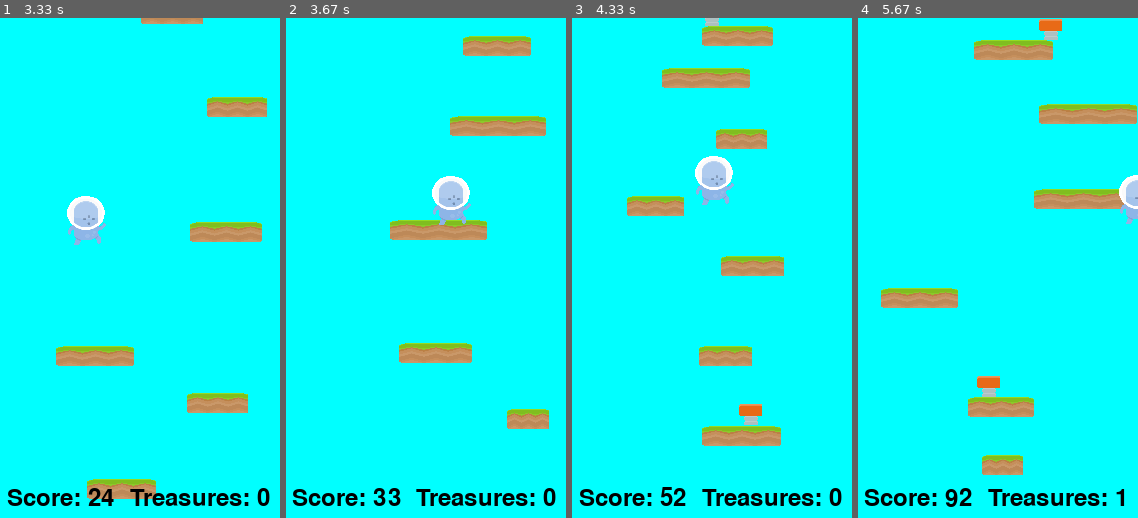
Above: before the commit, frames 1-4 (left to right).
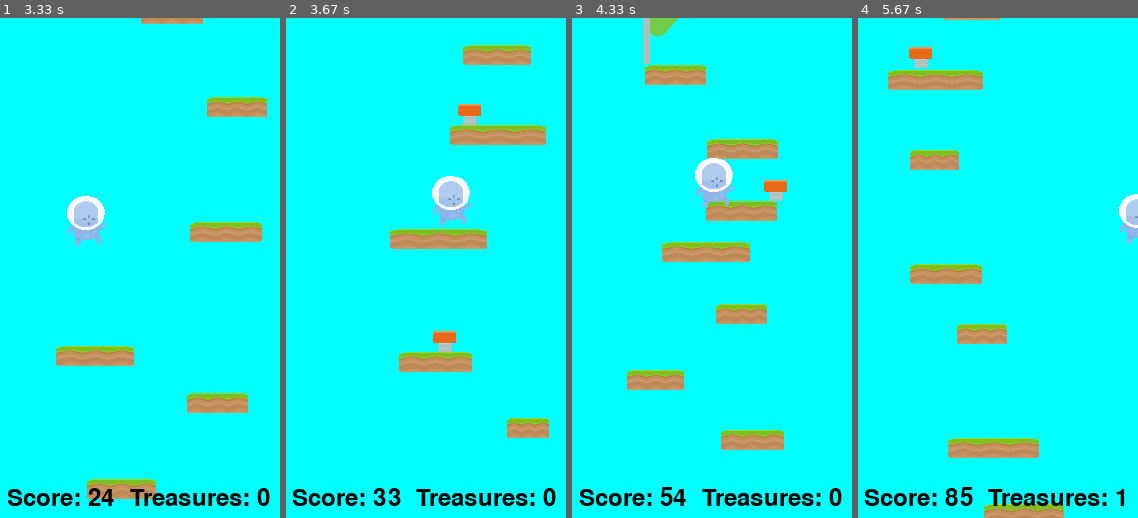
Above: after the commit, the same moments.

Repository: Calum-Johnston/pygame_2d_platformer
Game: pygame game, started from main.py
The game is run twice, just before and just after one commit, with the same random seed, the same clock (stepped at 60 frames per second) and the same inputs.
Inputs:
- Up to frame 1 (3.33 s): hold Right 0.33-0.8 s; hold Right 0.83-1.3 s; hold Left 1.33-1.87 s; hold Down 1.9-2.2 s; hold Left 2.23-2.63 s; tap Space at 2.67, 3.07 s; hold Right from 3 s (still down)
- Up to frame 2 (3.67 s): tap Space at 3.37 s; release Right at 3.63 s
- Up to frame 3 (4.33 s): hold Left from 4.07 s (still down); tap Space at 4.13 s
- Up to frame 4 (5.67 s): tap Space at 4.43, 4.63, 4.93, 5.13, 5.43, 5.63 s; release Left at 4.53 s; hold Right 4.57-5.03 s; hold Right 5.07-5.53 s; hold Left from 5.57 s (still down)

Frame 1 is identical in both runs. In frame 2, 6.6% of the frame differs, in the area x 37-94%, y 3-84%; in frame 3, 12%; in frame 4, 14%, in the area x 8-100%, y 0-100%.

Commit message:
Boost now moves with platforms that move

Diff:
--- a/main.py
+++ b/main.py
@@ -82,6 +82,7 @@
         self.enemy_sprites = pygame.sprite.Group()
         self.projectile_sprites = pygame.sprite.Group()
         self.item_sprites = pygame.sprite.Group()
+        self.upgrade_sprites = pygame.sprite.Group()
 
         # Define player sprite
         self.player = Player(WIDTH / 2, HEIGHT - 50, 40, 50, self)
--- a/settings.py
+++ b/settings.py
@@ -22,6 +22,10 @@
 RANDOM_WIDTH_MIN = 40
 RANDOM_WIDTH_MAX = 100
 
+# Upgrade Settings
+BOOST_SPAWN_CHANCE = 5
+BOOST_POWER = -50
+
 # SpriteSheet settings
 PLAYER_SPRITESHEET = "spritesheet_players.png"
 ENEMY_SPRITESHEET = "spritesheet_enemies.png"
--- a/sprites.py
+++ b/sprites.py
@@ -125,13 +125,15 @@
                         item.update_Captured()
                         self.game.flags_captured += 1
                 elif(item.type == "boost"):
-                    self.velocity.y = -50
+                    self.velocity.y = BOOST_POWER
                     self.boostPowerUp = True
 
     def jump(self):
+        # Checks whether a player is standing on an object
         self.rect.y += 1
         collision = pygame.sprite.spritecollide(self, self.game.platform_sprites, False)
         self.rect.y -= 1
+
         # If the player is on an object and not already in motion
         if(collision and not self.jumping):
             self.jumping = True
@@ -265,8 +267,9 @@
                 self.movingX = True
 
         if(not self.place_flag):
-            if(rd.randrange(0, 10) == 0):
-                upgrade = Upgrade(rd.randrange(self.rect.left, self.rect.right), self.rect.top, "boost", self.game)
+            if(rd.randrange(0, BOOST_SPAWN_CHANCE) == 0):
+                upgrade = Upgrade(rd.randrange(self.rect.left, self.rect.right), self.rect.top, "boost",
+                    self, self.game)
                 self.game.item_sprites.add(upgrade)
 
     def update(self):
@@ -275,6 +278,8 @@
             if(self.rect.right > WIDTH or self.rect.left < 0):
                 self.movingX_Speed= -self.movingX_Speed
             self.rect.x += self.movingX_Speed
+
+
 
     def loadImages(self):
         self.platform_frames = []
@@ -505,7 +510,7 @@
 ''' UPGRADE CLASS '''
 class Upgrade(pygame.sprite.Sprite):
 
-    def __init__(self, upgrade_X, upgrade_Y, upgrade_Type, game):
+    def __init__(self, upgrade_X, upgrade_Y, upgrade_Type, plat, game):
         super().__init__()
 
         # Get the game instance (for collision use)
@@ -517,6 +522,13 @@
         # Defines the type of upsgrade
         self.type = upgrade_Type
 
+        # Define platform that connects it
+        self.plat = plat
+
+        # Define moving variables
+        self.movingX = self.plat.movingX
+        self.movingX_Speed = self.plat.movingX_Speed
+
         # Define the image size, color, etc
         self.image = self.boost_frames[0]
 
@@ -528,6 +540,13 @@
         # Define the enemy mask
         self.mask = pygame.mask.from_surface(self.image)
 
+    def update(self):
+        # If item  moves horizontally, move it
+        if(self.movingX):
+            if(self.plat.rect.right > WIDTH or self.plat.rect.left < 0):
+                self.movingX_Speed= -self.movingX_Speed
+            self.rect.x += self.movingX_Speed
+
     def loadImages(self):
         self.boost_frames = []
 
